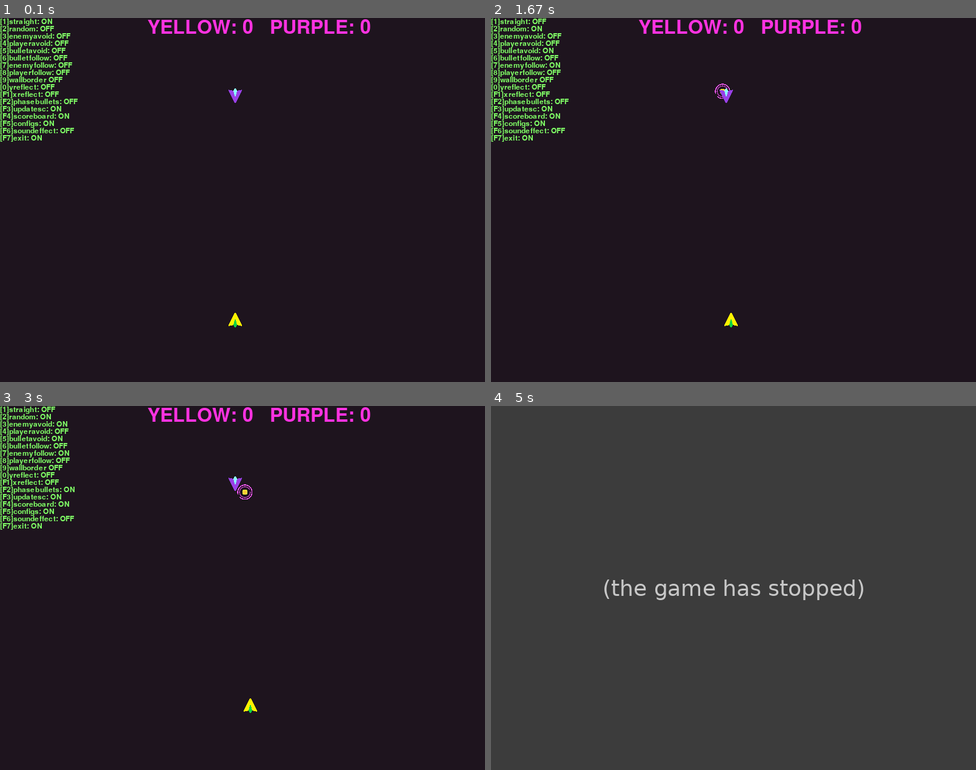
Above: before the commit, frames 1-4 (two rows, left to right).
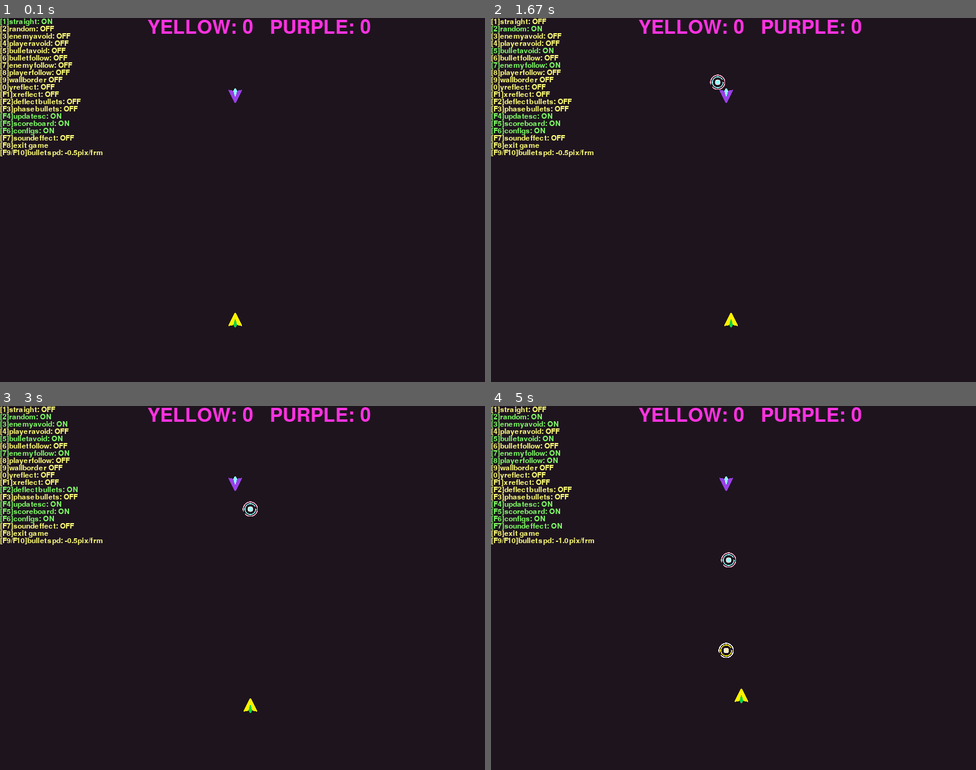
Above: after the commit, the same moments.

Repository: Sandwhiches/pygamegame
Game: pygame game, started from game/game.py
Two runs of this game, one before a commit and one after it. Both use one fixed random seed, a clock stepped at 60 frames per second and the inputs below.
Inputs:
- Up to frame 1 (0.1 s): no input
- Up to frame 2 (1.67 s): tap 1 at 0.33 s; hold Shift 0.67-1.13 s; hold Right 0.67-1.13 s; tap 2 at 0.82 s; tap 5 at 1.17 s; tap 7 at 1.5 s
- Up to frame 3 (3 s): hold 4 1.83-2.3 s; hold Right 1.83-2.3 s; tap 2 at 1.98 s; hold Right 2.33-2.8 s; tap 3 at 2.48 s; hold F2 from 2.83 s (still down); hold Up from 2.83 s (still down); tap 1 at 2.98 s
- Up to frame 4 (5 s): release F2 at 3.13 s; release Up at 3.13 s; hold F9 3.17-3.47 s; hold Up 3.17-3.47 s; tap 2 at 3.32 s; tap F10 at 3.5 s; tap Right Shift at 3.83 s; tap 8 at 4.17 s; hold F2 4.5-4.8 s; hold Up 4.5-4.8 s; tap 3 at 4.65 s; hold F7 from 4.83 s (still down); hold Up from 4.83 s (still down); tap 1 at 4.98 s

The runs differ from the first frame. In frame 1, 2.1% of the frame differs, in the area x 0-22%, y 2-39%; in frame 2, 2.0%; in frame 3, 1.8%; in frame 4, 100%, in the area x 0-100%, y 0-100%.
Before the commit the program exited at 4.83 s; later frames show no game.

Commit message:
added deflet

Diff:
--- a/game/game.py
+++ b/game/game.py
@@ -6,7 +6,7 @@
 from itertools import cycle
 
 pygame.init()
-pygame.mixer.init()
+# pygame.mixer.init()
 
 
 
@@ -18,6 +18,7 @@
 
 
 class gameobject():
+
 	def __init__(self, image, sx, sy, x, y, boundary, reverse):
 
 		self.image = pygame.transform.scale(pygame.image.load(image), (sx, sy))
@@ -25,7 +26,6 @@
 		self.oy = y
 		self.x = x
 		self.y = y
-
 		self.bx1 = boundary[0][0]
 		self.bx2 = boundary[0][1]
 		self.by1 = boundary[1][0]
@@ -41,8 +41,10 @@
 		self.wallhax = False
 		self.yreflect = False
 		self.xreflect = False
+		self.deflect = False
 		self.phase = False
 		self.ded = False
+		self.orientation = reverse
 		self.reverse = reverse
 
 	def rotate180(self):
@@ -78,6 +80,8 @@
 		if self.ded == False:
 			screen.blit(self.image, (self.x, self.y))
 		else:
+			if self.reverse != self.orientation:
+				self.rotate180()
 			self.ded = False
 			self.x, self.y = self.ox, self.oy
 
@@ -91,8 +95,9 @@
 		self.y = 0
 		self.enemy = enemy
 		self.origin = origin
+		self.sbulletspeed = bulletspeed
 		self.bulletspeed = bulletspeed
-		self.xbulletspeed = bulletspeed
+		self.xbulletspeed = -bulletspeed
 		self.ready = False
 
 
@@ -102,30 +107,27 @@
 		# distance to enemy
 		edistance = math.sqrt((math.pow(self.x - self.enemy.x, 2)) + (math.pow(self.y - self.enemy.y, 2)))
 
-		if self.origin.b_avoid or self.origin.b_follow:
+		if self.origin.b_avoid or self.origin.b_follow or self.origin.deflect:
 			# distance to next bullet
 			liveb1 = [(i.x, i.y) for i in ready ]
 			liveb2 = [math.sqrt((math.pow(self.x - i[0], 2)) + (math.pow(self.y - i[1], 2))) for i in liveb1]
-			if self.origin.b_avoid:
+			for i, j in zip(liveb1, liveb2):
+				if j == 0:
+					continue
+				if self.origin.b_avoid:
 				# avoiding other bullets
-				for i, j in zip(liveb1, liveb2):
-					if j == 0:
-						continue
-					elif j <= 25:
+					if j <= 25:
 						if self.x >= i[0]:
-							self.x += 1
+							self.x += 1 + round(random.random()*3, 2)
 						else:
-							self.x -= 1
+							self.x -= 1 - round(random.random()*3, 2)
 						if self.y >= i[1]:
-							self.y += 1
+							self.y += 1 + round(random.random()*3, 2)
 						else:
-							self.y -= 1
-
-			if self.origin.b_follow:
+							self.y -= 1 - round(random.random()*3, 2)
+
+				if self.origin.b_follow:
 				# bullets follow other bullets
-				for i, j in zip(liveb1, liveb2):
-					if j == 0:
-						continue
 					if j <= 18:
 						if self.x >= i[0]:
 							self.x -= 1
@@ -135,7 +137,20 @@
 							self.y -= 1
 						else:
 							self.y += 1
-
+				if self.origin.deflect:
+					if j <= 25:
+						if self.x < i[0]:
+							if self.bulletspeed > 0:
+								self.xbulletspeed = -self.xbulletspeed
+						else:
+							if self.xbulletspeed < 0:
+								self.xbulletspeed = -self.xbulletspeed
+						if self.y < i[1]:
+							if self.bulletspeed > 0:
+								self.bulletspeed = -self.bulletspeed
+						else:
+							if self.bulletspeed < 0:
+								self.bulletspeed = -self.bulletspeed
 
 		if self.origin.wallhax:
 			# wall avoiding behavior
@@ -164,7 +179,22 @@
 
 		if self.origin.eavoid:
 			# enemy avoiding behavior
-			if edistance <= 30:
+			if edistance <= 50:
+				if self.origin.deflect:
+					# delfects outside enemy barrier
+					if self.x < self.enemy.x:
+						if self.bulletspeed > 0:
+							self.xbulletspeed = -self.xbulletspeed
+					else:
+						if self.xbulletspeed < 0:
+							self.xbulletspeed = -self.xbulletspeed
+					if self.y < self.enemy.y:
+						if self.bulletspeed > 0:
+							self.bulletspeed = -self.bulletspeed
+					else:
+						if self.bulletspeed < 0:
+							self.bulletspeed = -self.bulletspeed
+
 				if self.x >= self.enemy.x:
 					self.x += 1
 				else:
@@ -176,7 +206,22 @@
 
 		if self.origin.oavoid:
 			# origin avoiding behavior
-			if odistance <= 50:
+			if odistance < 50:
+				if self.origin.deflect:
+					# delfects outside barrier
+					if self.x < self.origin.x:
+						if self.bulletspeed > 0:
+							self.xbulletspeed = -self.xbulletspeed
+					else:
+						if self.xbulletspeed < 0:
+							self.xbulletspeed = -self.xbulletspeed
+					if self.y < self.origin.y:
+						if self.bulletspeed > 0:
+							self.bulletspeed = -self.bulletspeed
+					else:
+						if self.bulletspeed < 0:
+							self.bulletspeed = -self.bulletspeed
+
 				if self.x >= self.origin.x:
 					self.x += 1
 				else:
@@ -189,18 +234,48 @@
 		if self.origin.efollow:
 			# enemy following behavior
 			if edistance >= 90:
+				if self.origin.deflect:
+					# delfects within barrier
+					if self.x >= self.enemy.x and self.xbulletspeed < 0:
+						self.x += 1
+						self.xbulletspeed = -self.xbulletspeed
+					elif self.x <= self.enemy.x and self.xbulletspeed > 0:
+						self.x -= 1
+						self.xbulletspeed = -self.xbulletspeed
+					if self.y >= self.enemy.y and self.bulletspeed < 0:
+						self.y -= 1
+						self.bulletspeed = -self.bulletspeed
+					elif self.y <= self.enemy.y and self.bulletspeed > 0:
+						self.y += 1
+						self.bulletspeed = -self.bulletspeed
+
 				if self.x >= self.enemy.x:
-					self.x -= .5
-				else:
-					self.x += .5
+					self.x -= 1
+				else:
+					self.x += 1
 				if self.y >= self.enemy.y:
-					self.y -= .5
-				else:
-					self.y += .5
+					self.y -= 1
+				else:
+					self.y += 1
 
 		if self.origin.pfollow:
 			# player following behavior
 			if odistance >= 90:
+				if self.origin.deflect:
+					# deflects within barrier
+					if self.x >= self.origin.x and self.xbulletspeed > 0:
+						self.x -= 1
+						self.xbulletspeed = -self.xbulletspeed
+					elif self.x <= self.origin.x and self.xbulletspeed < 0:
+						self.x += 1
+						self.xbulletspeed = -self.xbulletspeed
+					if self.y >= self.origin.y and self.bulletspeed > 0:
+						self.y -= 1
+						self.bulletspeed = -self.bulletspeed
+					elif self.y <= self.origin.y and self.bulletspeed < 0:
+						self.y += 1
+						self.bulletspeed = -self.bulletspeed
+
 				if self.x >= self.origin.x:
 					self.x -= 1
 				else:
@@ -214,6 +289,7 @@
 			if edistance <= 10:
 				self.ready = False
 				self.enemy.ded = True
+				self.bulletspeed = self.sbulletspeed
 				score()
 				ready.remove(self)
 
@@ -225,9 +301,11 @@
 	def fire(self):
 		if self.y <= self.yr[0] or self.y >= self.yr[1]:
 			self.ready = False
+			self.bulletspeed = self.sbulletspeed
 			ready.remove(self)
 		elif self.x <= self.xr[0] or self.x >= self.xr[1]:
 			self.ready = False
+			self.bulletspeed = self.sbulletspeed
 			ready.remove(self)
 		screen.blit( self.image, (self.x, self.y))
 
@@ -235,12 +313,14 @@
 			# staight line
 			self.y += self.bulletspeed
 			if self.origin.xreflect:
-				self.x +=self.xbulletspeed
+				# just to see how it would move
+				# self.x += changesign((self.xbulletspeed + math.sqrt((math.pow(self.bulletspeed, 2)))), checksign(self.xbulletspeed))
+				self.x += self.xbulletspeed
 
 		if self.origin.random:
 			# random
-			self.x = random.randint(- 1, 1) + self.x
-			self.y = random.randint(- 1, 1) + self.y
+			self.x = random.randint(- 3, 3) + self.x
+			self.y = random.randint(- 3, 3) + self.y
 
 		self.collisioncheck()
 
@@ -260,45 +340,48 @@
 xr = (0, 585)
 yr = (0, 785)
 
+bs = .5
 # bullet
-b1 = bulletobject(im1,sx, sy, b_range = (xr, yr), enemy = enemy, origin = player, bulletspeed = -.3)
-b2 = bulletobject(im1,sx, sy, b_range = (xr, yr), enemy = enemy, origin = player, bulletspeed = -.3)
-b3 = bulletobject(im1,sx, sy, b_range = (xr, yr), enemy = enemy, origin = player, bulletspeed = -.3)
-b4 = bulletobject(im1,sx, sy, b_range = (xr, yr), enemy = enemy, origin = player, bulletspeed = -.3)
-b5 = bulletobject(im1,sx, sy, b_range = (xr, yr), enemy = enemy, origin = player, bulletspeed = -.3)
-b6 = bulletobject(im1,sx, sy, b_range = (xr, yr), enemy = enemy, origin = player, bulletspeed = -.3)
-b7 = bulletobject(im1,sx, sy, b_range = (xr, yr), enemy = enemy, origin = player, bulletspeed = -.3)
-b8 = bulletobject(im1,sx, sy, b_range = (xr, yr), enemy = enemy, origin = player, bulletspeed = -.3)
-b9 = bulletobject(im1,sx, sy, b_range = (xr, yr), enemy = enemy, origin = player, bulletspeed = -.3)
-b10 = bulletobject(im1,sx, sy, b_range = (xr, yr), enemy = enemy, origin = player, bulletspeed = -.3)
-b11 = bulletobject(im1,sx, sy, b_range = (xr, yr), enemy = enemy, origin = player, bulletspeed = -.3)
-b12 = bulletobject(im1,sx, sy, b_range = (xr, yr), enemy = enemy, origin = player, bulletspeed = -.3)
-b10 = bulletobject(im1,sx, sy, b_range = (xr, yr), enemy = enemy, origin = player, bulletspeed = -.3)
-b11 = bulletobject(im1,sx, sy, b_range = (xr, yr), enemy = enemy, origin = player, bulletspeed = -.3)
-b12 = bulletobject(im1,sx, sy, b_range = (xr, yr), enemy = enemy, origin = player, bulletspeed = -.3)
-b13 = bulletobject(im1,sx, sy, b_range = (xr, yr), enemy = enemy, origin = player, bulletspeed = -.3)
-b14 = bulletobject(im1,sx, sy, b_range = (xr, yr), enemy = enemy, origin = player, bulletspeed = -.3)
-b15 = bulletobject(im1,sx, sy, b_range = (xr, yr), enemy = enemy, origin = player, bulletspeed = -.3)
+b1 = bulletobject(im1,sx, sy, b_range = (xr, yr), enemy = enemy, origin = player, bulletspeed = -bs)
+b2 = bulletobject(im1,sx, sy, b_range = (xr, yr), enemy = enemy, origin = player, bulletspeed = -bs)
+b3 = bulletobject(im1,sx, sy, b_range = (xr, yr), enemy = enemy, origin = player, bulletspeed = -bs)
+b4 = bulletobject(im1,sx, sy, b_range = (xr, yr), enemy = enemy, origin = player, bulletspeed = -bs)
+b5 = bulletobject(im1,sx, sy, b_range = (xr, yr), enemy = enemy, origin = player, bulletspeed = -bs)
+b6 = bulletobject(im1,sx, sy, b_range = (xr, yr), enemy = enemy, origin = player, bulletspeed = -bs)
+b7 = bulletobject(im1,sx, sy, b_range = (xr, yr), enemy = enemy, origin = player, bulletspeed = -bs)
+b8 = bulletobject(im1,sx, sy, b_range = (xr, yr), enemy = enemy, origin = player, bulletspeed = -bs)
+b9 = bulletobject(im1,sx, sy, b_range = (xr, yr), enemy = enemy, origin = player, bulletspeed = -bs)
+b10 = bulletobject(im1,sx, sy, b_range = (xr, yr), enemy = enemy, origin = player, bulletspeed = -bs)
+b11 = bulletobject(im1,sx, sy, b_range = (xr, yr), enemy = enemy, origin = player, bulletspeed = -bs)
+b12 = bulletobject(im1,sx, sy, b_range = (xr, yr), enemy = enemy, origin = player, bulletspeed = -bs)
+b10 = bulletobject(im1,sx, sy, b_range = (xr, yr), enemy = enemy, origin = player, bulletspeed = -bs)
+b11 = bulletobject(im1,sx, sy, b_range = (xr, yr), enemy = enemy, origin = player, bulletspeed = -bs)
+b12 = bulletobject(im1,sx, sy, b_range = (xr, yr), enemy = enemy, origin = player, bulletspeed = -bs)
+b13 = bulletobject(im1,sx, sy, b_range = (xr, yr), enemy = enemy, origin = player, bulletspeed = -bs)
+b14 = bulletobject(im1,sx, sy, b_range = (xr, yr), enemy = enemy, origin = player, bulletspeed = -bs)
+b15 = bulletobject(im1,sx, sy, b_range = (xr, yr), enemy = enemy, origin = player, bulletspeed = -bs)
+mag = [b1, b2, b3, b4, b5, b6, b7, b8, b9, b10, b11, b12, b13, b14, b15]
 magazine = cycle([b1, b2, b3, b4, b5, b6, b7, b8, b9, b10, b11, b12, b13, b14, b15])
 
-eb1 = bulletobject(im2,sx, sy, b_range = (xr, yr), enemy = player, origin = enemy, bulletspeed = .3)
-eb2 = bulletobject(im2,sx, sy, b_range = (xr, yr), enemy = player, origin = enemy, bulletspeed = .3)
-eb3 = bulletobject(im2,sx, sy, b_range = (xr, yr), enemy = player, origin = enemy, bulletspeed = .3)
-eb4 = bulletobject(im2,sx, sy, b_range = (xr, yr), enemy = player, origin = enemy, bulletspeed = .3)
-eb5 = bulletobject(im2,sx, sy, b_range = (xr, yr), enemy = player, origin = enemy, bulletspeed = .3)
-eb6 = bulletobject(im2,sx, sy, b_range = (xr, yr), enemy = player, origin = enemy, bulletspeed = .3)
-eb7 = bulletobject(im2,sx, sy, b_range = (xr, yr), enemy = player, origin = enemy, bulletspeed = .3)
-eb8 = bulletobject(im2,sx, sy, b_range = (xr, yr), enemy = player, origin = enemy, bulletspeed = .3)
-eb9 = bulletobject(im2,sx, sy, b_range = (xr, yr), enemy = player, origin = enemy, bulletspeed = .3)
-eb10 = bulletobject(im2,sx, sy, b_range = (xr, yr), enemy = player, origin = enemy, bulletspeed = .3)
-eb11 = bulletobject(im2,sx, sy, b_range = (xr, yr), enemy = player, origin = enemy, bulletspeed = .3)
-eb12 = bulletobject(im2,sx, sy, b_range = (xr, yr), enemy = player, origin = enemy, bulletspeed = .3)
-eb10 = bulletobject(im2,sx, sy, b_range = (xr, yr), enemy = player, origin = enemy, bulletspeed = .3)
-eb11 = bulletobject(im2,sx, sy, b_range = (xr, yr), enemy = player, origin = enemy, bulletspeed = .3)
-eb12 = bulletobject(im2,sx, sy, b_range = (xr, yr), enemy = player, origin = enemy, bulletspeed = .3)
-eb13 = bulletobject(im2,sx, sy, b_range = (xr, yr), enemy = player, origin = enemy, bulletspeed = .3)
-eb14 = bulletobject(im2,sx, sy, b_range = (xr, yr), enemy = player, origin = enemy, bulletspeed = .3)
-eb15 = bulletobject(im2,sx, sy, b_range = (xr, yr), enemy = player, origin = enemy, bulletspeed = .3)
+eb1 = bulletobject(im2,sx, sy, b_range = (xr, yr), enemy = player, origin = enemy, bulletspeed = bs)
+eb2 = bulletobject(im2,sx, sy, b_range = (xr, yr), enemy = player, origin = enemy, bulletspeed = bs)
+eb3 = bulletobject(im2,sx, sy, b_range = (xr, yr), enemy = player, origin = enemy, bulletspeed = bs)
+eb4 = bulletobject(im2,sx, sy, b_range = (xr, yr), enemy = player, origin = enemy, bulletspeed = bs)
+eb5 = bulletobject(im2,sx, sy, b_range = (xr, yr), enemy = player, origin = enemy, bulletspeed = bs)
+eb6 = bulletobject(im2,sx, sy, b_range = (xr, yr), enemy = player, origin = enemy, bulletspeed = bs)
+eb7 = bulletobject(im2,sx, sy, b_range = (xr, yr), enemy = player, origin = enemy, bulletspeed = bs)
+eb8 = bulletobject(im2,sx, sy, b_range = (xr, yr), enemy = player, origin = enemy, bulletspeed = bs)
+eb9 = bulletobject(im2,sx, sy, b_range = (xr, yr), enemy = player, origin = enemy, bulletspeed = bs)
+eb10 = bulletobject(im2,sx, sy, b_range = (xr, yr), enemy = player, origin = enemy, bulletspeed = bs)
+eb11 = bulletobject(im2,sx, sy, b_range = (xr, yr), enemy = player, origin = enemy, bulletspeed = bs)
+eb12 = bulletobject(im2,sx, sy, b_range = (xr, yr), enemy = player, origin = enemy, bulletspeed = bs)
+eb10 = bulletobject(im2,sx, sy, b_range = (xr, yr), enemy = player, origin = enemy, bulletspeed = bs)
+eb11 = bulletobject(im2,sx, sy, b_range = (xr, yr), enemy = player, origin = enemy, bulletspeed = bs)
+eb12 = bulletobject(im2,sx, sy, b_range = (xr, yr), enemy = player, origin = enemy, bulletspeed = bs)
+eb13 = bulletobject(im2,sx, sy, b_range = (xr, yr), enemy = player, origin = enemy, bulletspeed = bs)
+eb14 = bulletobject(im2,sx, sy, b_range = (xr, yr), enemy = player, origin = enemy, bulletspeed = bs)
+eb15 = bulletobject(im2,sx, sy, b_range = (xr, yr), enemy = player, origin = enemy, bulletspeed = bs)
+emag = [eb1, eb2, eb3, eb4, eb5, eb6, eb7, eb8, eb9, eb10, eb11, eb12, eb13, eb14, eb15]
 emagazine = cycle([eb1, eb2, eb3, eb4, eb5, eb6, eb7, eb8, eb9, eb10, eb11, eb12, eb13, eb14, eb15])
 
 
@@ -309,7 +392,10 @@
 def multlines(text, configs, fontsize):
 	text = text.replace('True', 'ON').replace('False', 'OFF').splitlines()
 	for i, j in enumerate(text):
-		screen.blit(configs.render(j, True, (128,255,102)), (0, fontsize*i))
+		if j[-1] == 'N':
+			screen.blit(configs.render(j, True, (128,255,102)), (0, fontsize*i))
+		else:
+			screen.blit(configs.render(j, True, (255, 255, 120)), (0, fontsize*i))
 
 def update():
 	global ppoint, epoint, scoreswitch
@@ -352,6 +438,12 @@
 			val = -val
 	return val
 
+def checksign(check):
+	if check > 0:
+		return 1
+	else:
+		return -1
+
 status = pygame.font.Font('freesansbold.ttf',32)
 configs = pygame.font.Font('freesansbold.ttf',12)
 
@@ -377,7 +469,7 @@
 			continue
 
 	# updating game configs
-	text = f'[1]straight: {player.straight}\n[2]random: {player …(275 unchanged characters)… }\n[F1]xreflect: {player.xreflect}\n[F2]phasebullets: {player.phase}\n[F3]updatesc: {pyupdate}\n[F4]scoreboard: {scoreswitch}\n[F5]configs: {configuration}\n[F6]soundeffect: {sound}\n[F7]exit: {player.reverse}'
+	text = f'[1]straight: {player.straight}\n[2]random: {player …(275 unchanged characters)… }\n[F1]xreflect: {player.xreflect}\n[F2]deflectbullets: {player.deflect}\n[F3]phasebullets: {player.phase}\n[F4]updatesc: {pyupdate}\n[F5]scoreboard: {scoreswitch}\n[F6]configs: {configuration}\n[F7]soundeffect: {sound}\n[F8]exit game\n[F9/F10]bulletspd: {round(b1.sbulletspeed, 1)}pix/frm'
 
 	# controlling ships
 	keys = pygame.key.get_pressed()
@@ -483,6 +575,15 @@
 			configcheck = False
 
 		elif keys[pygame.K_F2]:
+			if player.deflect:
+				player.deflect = False
+				enemy.deflect = False
+			else:
+				player.deflect = True
+				enemy.deflect = True
+			configcheck = False
+
+		elif keys[pygame.K_F3]:
 			if player.phase:
 				player.phase = False
 				enemy.phase = False
@@ -491,39 +592,53 @@
 				enemy.phase = True
 			configcheck = False
 
-		elif keys[pygame.K_F3]:
+		elif keys[pygame.K_F4]:
 			if pyupdate:
 				pyupdate = False
 			else:
 				pyupdate = True
 			configcheck = False
 
-		elif keys[pygame.K_F4]:
+		elif keys[pygame.K_F5]:
 			if scoreswitch:
 				scoreswitch = False
 			else:
 				scoreswitch = True
 			configcheck = False
 
-		elif keys[pygame.K_F5]:
+		elif keys[pygame.K_F6]:
 			if configuration:
 				configuration = False
 			else:
 				configuration = True
 			configcheck = False
 
-		elif keys[pygame.K_F6]:
-			if sound:
+		elif keys[pygame.K_F7]:
+			if sound == False:
+				sound = True
+			else:
 				sound = False
-			else:
-				sound = True
-			configcheck = False
-
-		elif keys[pygame.K_F7]:
+
+			configcheck = False
+
+		elif keys[pygame.K_F8]:
 			run = False
 			continue
 
-
+		elif keys[pygame.K_F9]:
+			for i, j in zip(mag, emag):
+				i.bulletspeed -= .1
+				j.bulletspeed += .1
+				i.sbulletspeed -= .1
+				j.sbulletspeed += .1
+			configcheck = False
+		elif keys[pygame.K_F10]:
+			for i, j in zip(mag, emag):
+				i.bulletspeed += .1
+				j.bulletspeed -= .1
+				i.sbulletspeed += .1
+				j.sbulletspeed -= .1
+			configcheck = False
 
 
 	if  keys[pygame.K_w]:
@@ -561,7 +676,6 @@
 			bulletp.setstart(player.x, player.y)
 			ready.append(bulletp)
 			ppress = False
-
 	if keys[pygame.K_LSHIFT] and epress == True:
 		if sound:
 			pygame.mixer.music.load('ora.mp3')
@@ -579,7 +693,7 @@
 			configcheck = True
 		elif event.key == pygame.K_LSHIFT:
 			epress = True
-		elif configcheck == False and event.key in [pygame.K_1, py …(167 unchanged characters)… 4, pygame.K_F5, pygame.K_F6, pygame.K_F7]:
+		elif configcheck == False and event.key in [pygame.K_1, py …(167 unchanged characters)… 4, pygame.K_F5, pygame.K_F6, pygame.K_F7, pygame.K_F8, pygame.K_F9, pygame.K_F10]:
 			configcheck = True
 
 	update()
Binary file changed: game/rec - Copy.png
Binary file changed: game/rec.png
